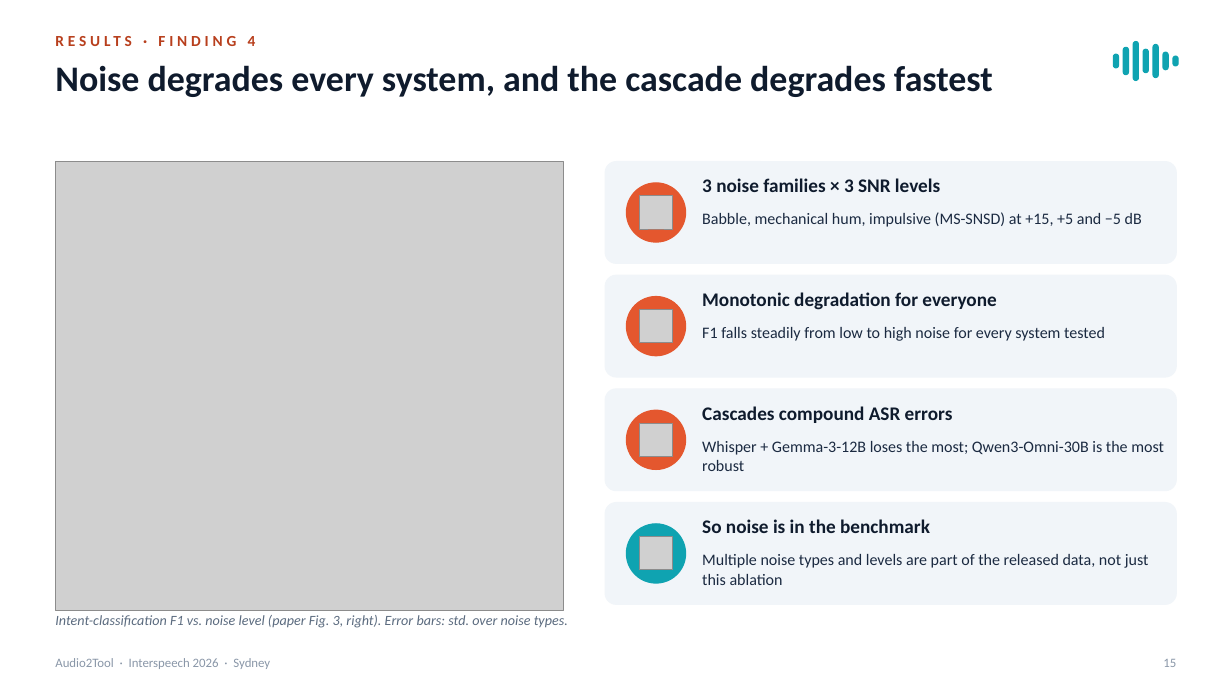
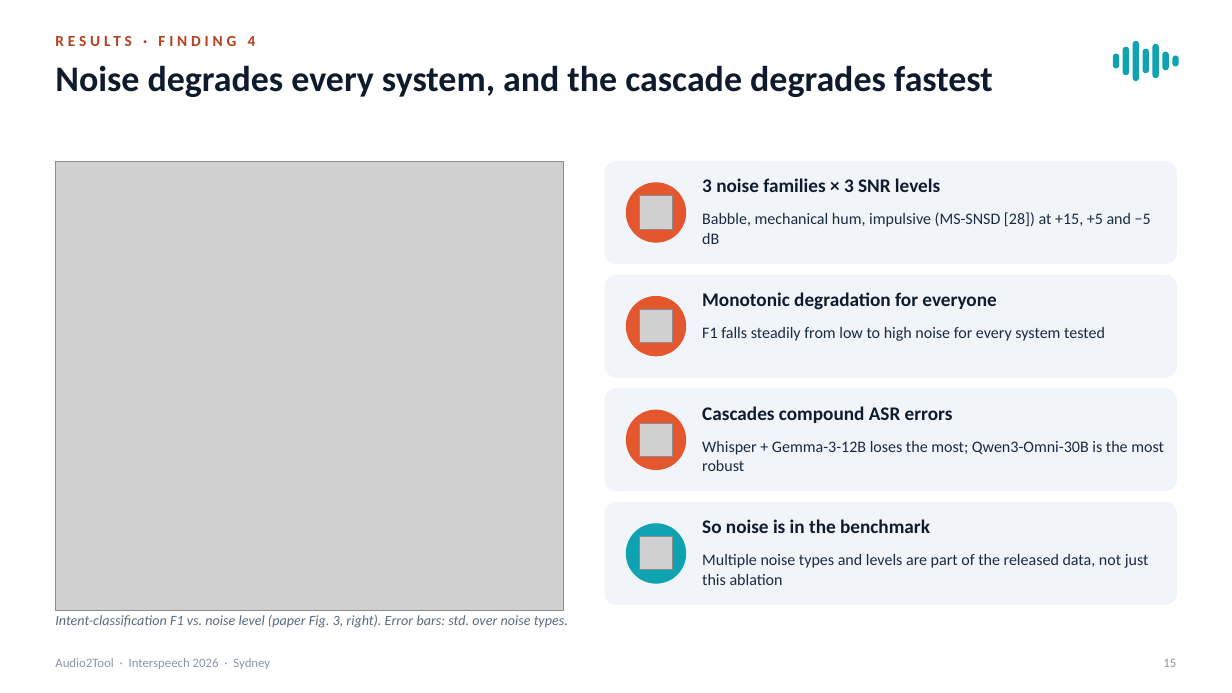
Before and after one commit to RamitPahwa/Audio2Tool, a slide deck: slide 15 of presentation/Audio2Tool_Interspeech2026_Oral.pptx. Drawn at 1232x693 pixels with LibreOffice and Linux fonts; fonts in the diff are those of the drawing; grey boxes stand for pictures. Boxes give left, top, right and bottom in pixels: in the first picture for what was removed or moved away, otherwise in the second. Text is boxed around its words. In the diff, an @@ line names an element or a change of style, - is before the commit and + after.

```diff
--- a/presentation/Audio2Tool_Interspeech2026_Oral.pptx
+++ b/presentation/Audio2Tool_Interspeech2026_Oral.pptx
@@ text at bbox=[702, 212, 1151, 244]: text changed @@
-Babble, mechanical hum, impulsive (MS-SNSD) at +15, +5 and −5 dB
+Babble, mechanical hum, impulsive (MS-SNSD [28]) at +15, +5 and −5 dB
```
Also in this commit, not shown: 6 other slides changed, 3 other files.
